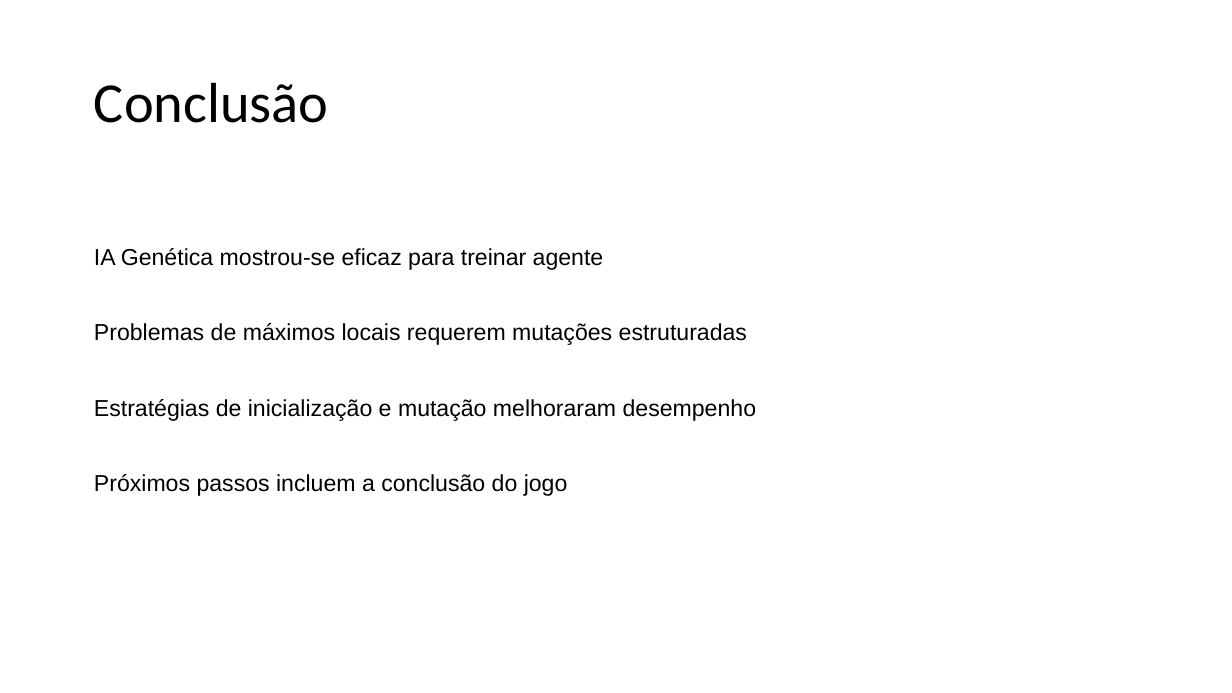
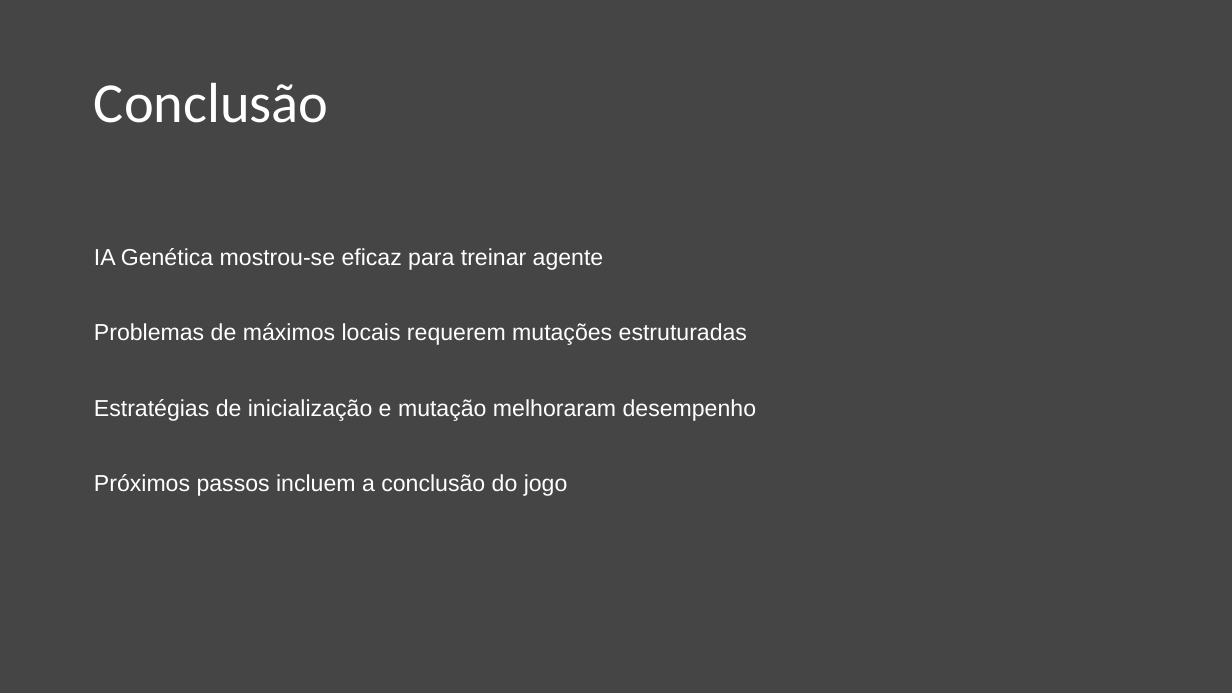
Before and after one commit to GustavoMaltaGuimaraesBrasil/TC2_IAGenetica, a slide deck: slide 14 of IA Genetica.pptx. Drawn at 1232x693 pixels with LibreOffice and Linux fonts; fonts in the diff are those of the drawing. Boxes give left, top, right and bottom in pixels: in the first picture for what was removed or moved away, otherwise in the second. Text is boxed around its words. In the diff, an @@ line names an element or a change of style, - is before the commit and + after.

```diff
--- a/IA Genetica.pptx
+++ b/IA Genetica.pptx
@@ background #FFFFFF to #454545 @@
@@ title "Conclusão" at (94, 83, 329, 123): text colour #000000 to #FFFFFF @@
@@ text "IA Genética mostrou-se eficaz para ..." at (94, 248, 757, 496): text colour #000000 to #FFFFFF @@
```
Also in this commit, not shown: 13 other slides changed, 3 other files.
